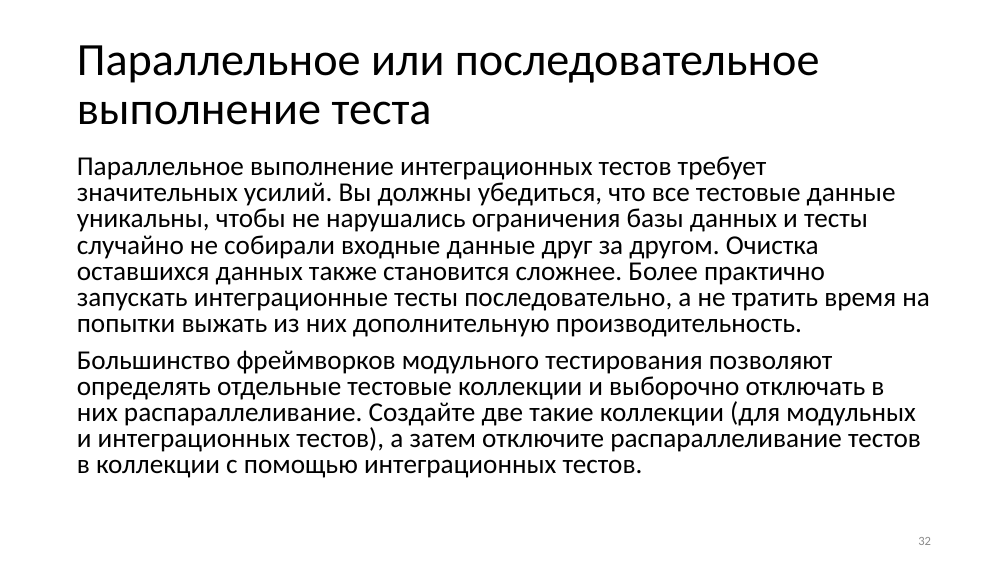
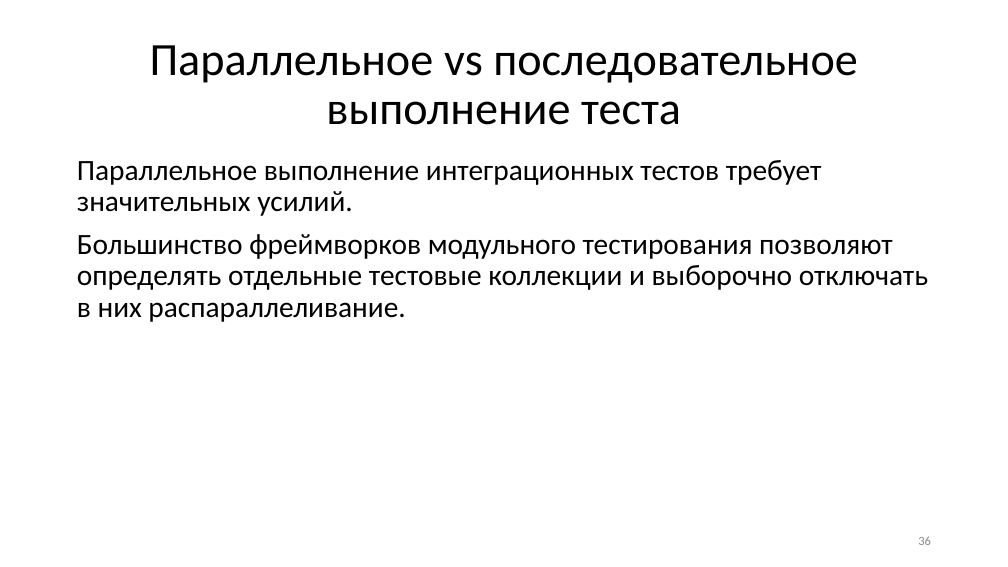
Before and after one commit to Sa1Gur/DbTest.Containers, a slide deck: slide 36 of DbaseTesting.pptx (slide 32 before the commit). Drawn at 1008x567 pixels with LibreOffice and Linux fonts; fonts in the diff are those of the drawing. Boxes give left, top, right and bottom in pixels: in the first picture for what was removed or moved away, otherwise in the second. Text is boxed around its words. In the diff, an @@ line names an element or a change of style, - is before the commit and + after.

```diff
--- a/DbaseTesting.pptx
+++ b/DbaseTesting.pptx
@@ title at (150, 45, 858, 125): text changed @@
-Параллельное или последовательное выполнение теста
+Параллельное vs последовательное выполнение теста
@@ text at (77, 160, 928, 322): text changed; size 25.9 to 28 pt @@
-Параллельное выполнение интеграционных тестов требует значительных усилий. Вы должны убедиться, что все тестовые данные уникальны, чтобы не нарушались ограничения базы данных и тесты случайно не собирали входные данные друг за другом. Очистка оставшихся данных также становится сложнее. Более практично запускать интеграционные тесты последовательно, а не тратить время на попытки выжать из них дополнительную производительность.
-Большинство фреймворков модульного тестирования позволяют определять отдельные тестовые коллекции и выборочно отключать в них распараллеливание. Создайте две такие коллекции (для модульных и интеграционных тестов), а затем отключите распараллеливание тестов в коллекции с помощью интеграционных тестов.
+Параллельное выполнение интеграционных тестов требует значительных усилий.
+Большинство фреймворков модульного тестирования позволяют определять отдельные тестовые коллекции и выборочно отключать в них распараллеливание.
@@ page number at (918, 536, 931, 545): text changed @@
-32
+36
```
Also in this commit, not shown: 34 other slides changed, 8 slides added, 5 slides removed, 1 other file.
